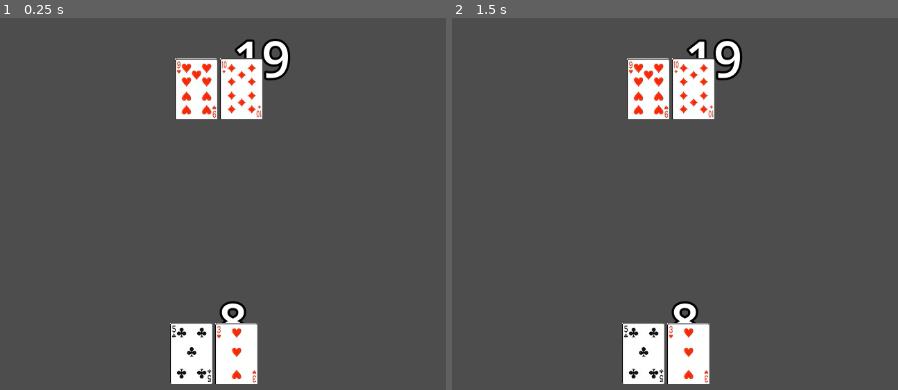
Above: before the commit, frames 1-2 (left to right).
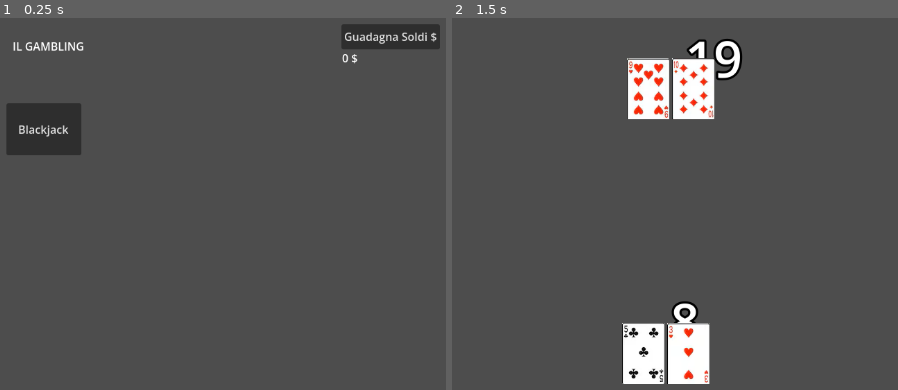
Above: after the commit, the same moments.

Repository: matvan99it/ryu-gambling-gotoku
Game: Godot game, scene res://scene/MainMenu.tscn
Two runs of this game, one before a commit and one after it. Both use one fixed random seed, a clock stepped at 60 frames per second and the inputs below. Before the commit the project starts from res://scene/main.tscn.
Inputs (mouse positions are in pixels of both pictures, inside the frame that each line leads up to):
- Up to frame 1 (0.25 s): no input
- Up to frame 2 (1.5 s): click (496, 129) at 0.5 s, where only the run after the commit has a clickable "Blackjack"; tap Enter at 1.25 s; move the mouse to (621, 323) at 1.27 s; click (621, 323) at 1.42 s

The runs differ from the first frame. In frame 1, 11% of the frame differs, in the area x 1-99%, y 1-99%; in frame 2, nothing differs.

Commit message:
modifiche varie

Diff:
--- a/project.godot
+++ b/project.godot
@@ -11,9 +11,13 @@
 [application]
 
 config/name="Ryu Gambling Gotoku"
-run/main_scene="uid://t1ir6sro3ctf"
+run/main_scene="uid://baxlis8opn3pj"
 config/features=PackedStringArray("4.6", "Forward Plus")
 config/icon="res://raisorse/icon.svg"
+
+[global_group]
+
+Persistent="oggetti per il salvataggio"
 
 [physics]
 
--- a/scene/main.tscn
+++ b/scene/BlackJack.tscn
@@ -1,9 +1,9 @@
 [gd_scene format=3 uid="uid://t1ir6sro3ctf"]
 
-[ext_resource type="Script" uid="uid://cnvst2ko6ef1b" path="res://script/main.gd" id="1_itxqv"]
+[ext_resource type="Script" uid="uid://cnvst2ko6ef1b" path="res://script/blackjack.gd" id="1_5rsf8"]
 
 [node name="Node2D" type="Node2D" unique_id=769952140]
-script = ExtResource("1_itxqv")
+script = ExtResource("1_5rsf8")
 
 [node name="dealerTotal" type="Label" parent="." unique_id=616979986]
 offset_left = 590.0
--- a/scene/CardScene.tscn
+++ b/scene/CardScene.tscn
@@ -1,6 +1,6 @@
 [gd_scene format=3 uid="uid://dr6u2h2e7nwg4"]
 
-[ext_resource type="Script" uid="uid://c6ikcsaftlbqj" path="res://scene/card_scene.gd" id="1_ahnjy"]
+[ext_resource type="Script" uid="uid://c6ikcsaftlbqj" path="res://script/card_scene.gd" id="1_ahnjy"]
 
 [sub_resource type="RectangleShape2D" id="RectangleShape2D_ahnjy"]
 
--- /dev/null
+++ b/scene/MainMenu.tscn
@@ -0,0 +1,37 @@
+[gd_scene format=3 uid="uid://baxlis8opn3pj"]
+
+[ext_resource type="Script" uid="uid://cmnw2r01omr6u" path="res://script/main_menu.gd" id="1_nn17b"]
+
+[node name="MainMenu" type="Node2D" unique_id=816543958]
+script = ExtResource("1_nn17b")
+
+[node name="Label" type="Label" parent="." unique_id=255375452]
+offset_left = 272.0
+offset_top = 107.0
+offset_right = 475.0
+offset_bottom = 168.0
+text = "IL GAMBLING"
+
+[node name="Button" type="Button" parent="." unique_id=1925116637]
+offset_left = 263.0
+offset_top = 201.0
+offset_right = 371.0
+offset_bottom = 276.0
+text = "Blackjack"
+
+[node name="Money" type="Button" parent="." unique_id=156828975]
+offset_left = 746.06213
+offset_top = 86.81259
+offset_right = 826.0
+offset_bottom = 123.0
+text = "Guadagna Soldi $"
+
+[node name="money_tot" type="Label" parent="Money" unique_id=1065787567 groups=["Persistent"]]
+layout_mode = 0
+offset_left = 0.9378662
+offset_top = 37.18741
+offset_right = 303.93787
+offset_bottom = 110.18741
+
+[connection signal="pressed" from="Button" to="." method="_on_button_pressed"]
+[connection signal="pressed" from="Money" to="." method="_on_money_pressed"]
--- /dev/null
+++ b/script/main_menu.gd
@@ -0,0 +1,21 @@
+extends Node2D
+
+@export var tot := 0
+
+# Called when the node enters the scene tree for the first time.
+func _ready():
+	$Money/money_tot.text = "%d $" % [tot]
+
+
+# Called every frame. 'delta' is the elapsed time since the previous frame.
+func _process(delta: float):
+	pass
+
+
+func _on_button_pressed():
+	get_tree().change_scene_to_file("res://scene/BlackJack.tscn")
+
+
+func _on_money_pressed():
+	tot += 100
+	$Money/money_tot.text = "%d $" % [tot]
Renamed: script/main.gd -> script/blackjack.gd
Renamed: script/main.gd.uid -> script/blackjack.gd.uid
Renamed: scene/card_scene.gd -> script/card_scene.gd
Renamed: scene/card_scene.gd.uid -> script/card_scene.gd.uid
Not shown, added: script/main_menu.gd.uid
